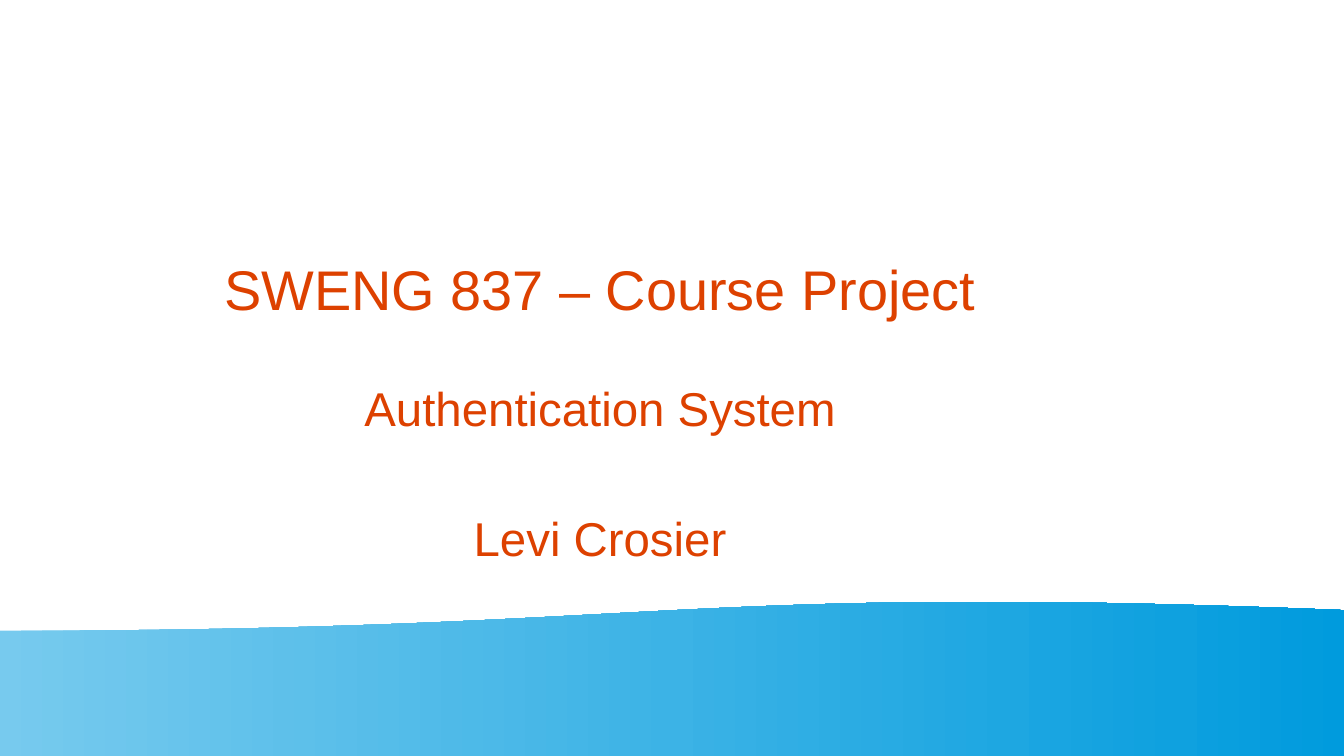
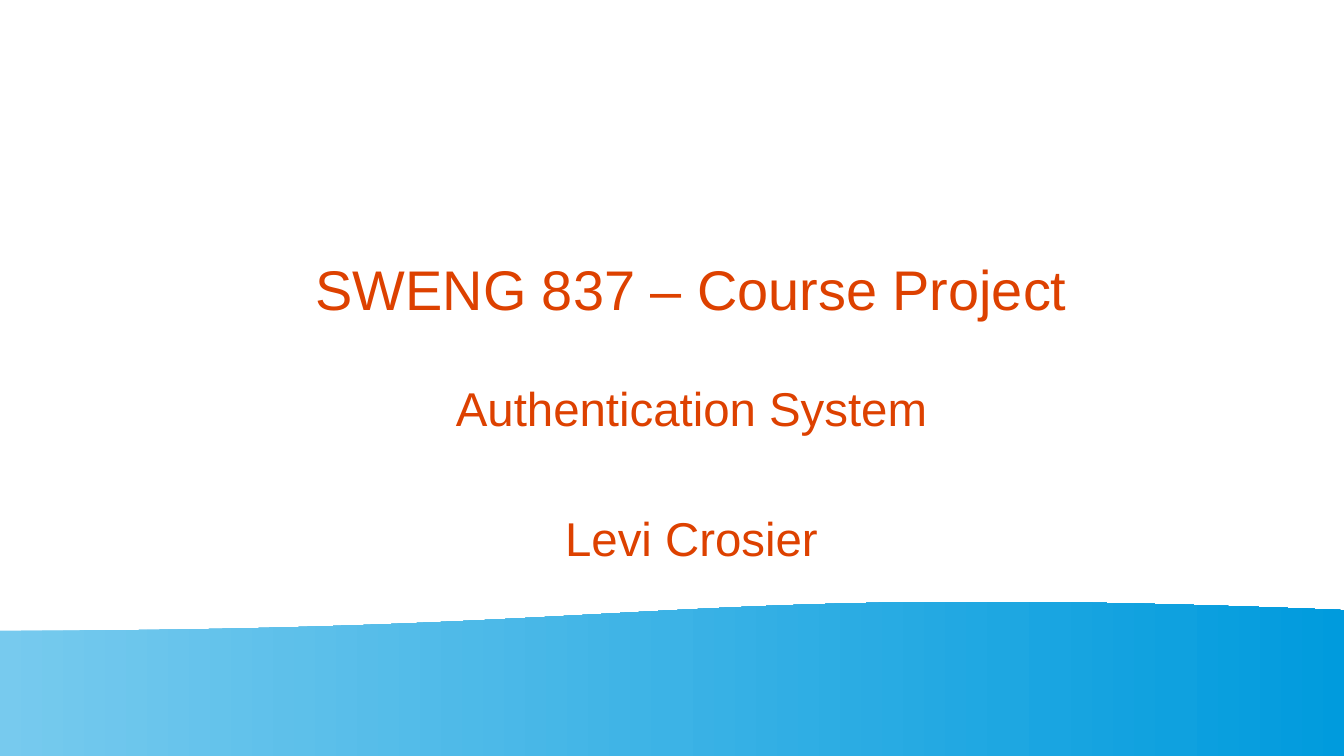
Before and after one commit to lwcrosier/sweng837, a slide deck: slide 1 of src/presentation/sweng837-presentation.odp. Drawn at 1344x756 pixels with LibreOffice and Linux fonts; fonts in the diff are those of the drawing. Boxes give left, top, right and bottom in pixels: in the first picture for what was removed or moved away, otherwise in the second. Text is boxed around its words. In the diff, an @@ line names an element or a change of style, - is before the commit and + after.

```diff
--- a/src/presentation/sweng837-presentation.odp
+++ b/src/presentation/sweng837-presentation.odp
@@ 3 titles: place and size @@
-3 titles at [224, 269, 975, 557]
+3 titles at [316, 269, 1067, 557]
```
Also in this commit, not shown: 3 other slides changed, 1 slide added, 1 slide removed.
